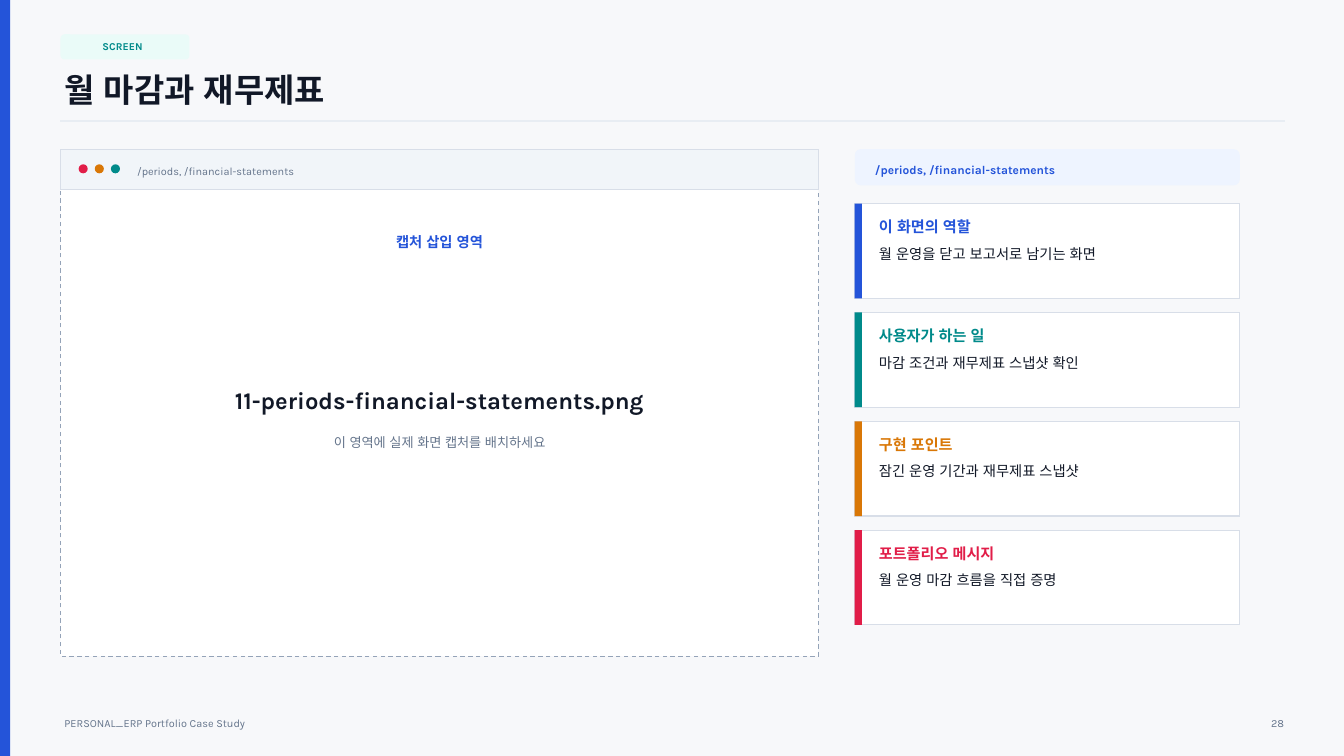
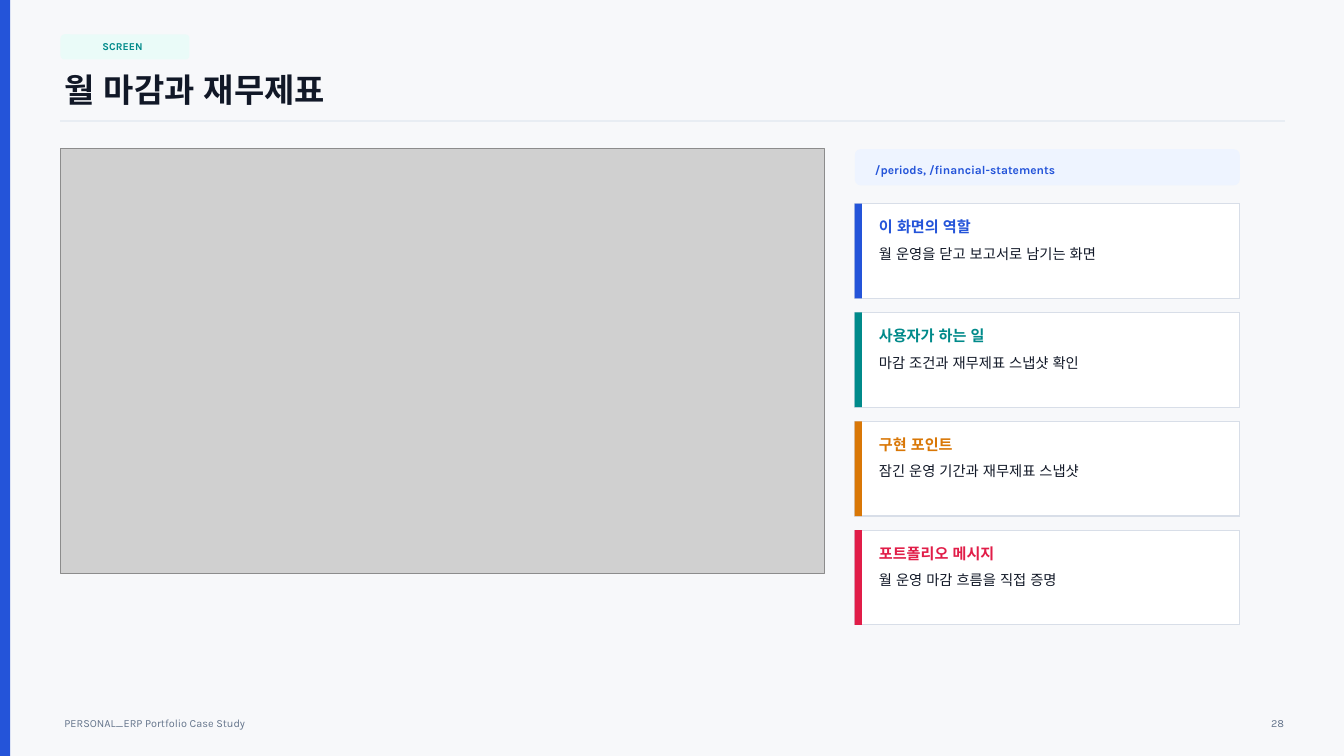
Before and after one commit to cheon0965/PERSONAL_ERP, a slide deck: slide 28 of docs/portfolio-ppt/PERSONAL_ERP_Portfolio_Case_Study.pptx. Drawn at 1344x756 pixels with LibreOffice and Linux fonts; fonts in the diff are those of the drawing; grey boxes stand for pictures. Boxes give left, top, right and bottom in pixels: in the first picture for what was removed or moved away, otherwise in the second. Text is boxed around its words. In the diff, an @@ line names an element or a change of style, - is before the commit and + after.

Commit message:
docs: update portfolio ppt screenshots

```diff
--- a/docs/portfolio-ppt/PERSONAL_ERP_Portfolio_Case_Study.pptx
+++ b/docs/portfolio-ppt/PERSONAL_ERP_Portfolio_Case_Study.pptx
@@ rectangle: place and size @@
-rectangle at [60,149,819,656]
+rectangle at [60,149,819,516]
@@ picture added at [60,148,825,573] @@
@@ ellipse removed at [79,164,88,173] @@
@@ ellipse removed at [95,164,104,173] @@
@@ ellipse removed at [111,164,120,173] @@
@@ text removed at [137,167,294,178] @@
-/periods, /financial-statements
@@ text removed at [396,235,483,249] @@
-캡처 삽입 영역
@@ text removed at [235,392,644,415] @@
-11-periods-financial-statements.png
@@ text removed at [334,436,545,448] @@
-이 영역에 실제 화면 캡처를 배치하세요
```
Also in this commit, not shown: 11 other slides changed.
